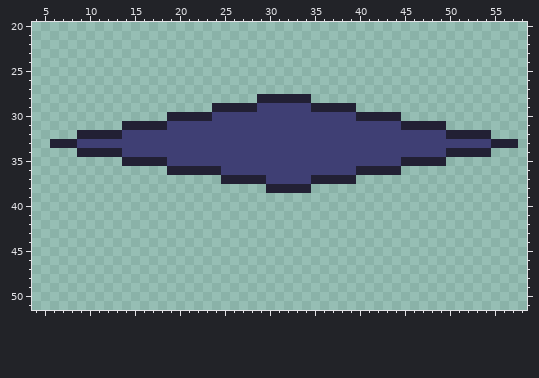
Two versions of one pixel-art file, AlaChronoTrigger/Assets/Sprites/battletile_player.aseprite. Above, as it was before the edit.
64x64 pixels, 1 frame. Shown: x 4..58, y 20..51.
After the commit:
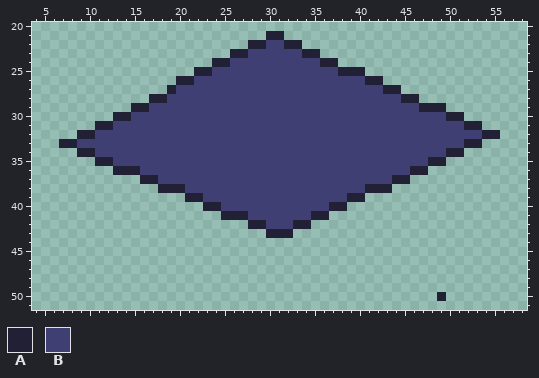
Palette (. is transparent): A #222034  B #3f3f74
Edits made:
There is now colour A in row 21 at x 30 to 31; in row 22 at x 28 to 29 and 32 to 33; in row 23 at x 26 to 27 and 34 to 35; in row 24 at x 24 to 25 and 36 to 37; in row 25 at x 22 to 23 and 38 to 40; in row 26 at x 20 to 21 and 41 to 42.
There is now colour A in row 27 at x 19 and 43 to 44; in row 28 at x 17 to 18 and 45 to 46; in row 29 at x 15 to 16 and 47 to 49; in row 30 at x 13 to 14 and 50 to 51; in row 31 at x 11 to 12 and 52 to 53; in row 32 at x 55.
There is now colour A in row 35 at x 11 to 12; in row 36 at x 13 to 15 and 46 to 47; in row 37 at x 16 to 17 and 44 to 45; in row 38 at x 18 to 20 and 41 to 43; in row 39 at x 21 to 22 and 39 to 40; in row 40 at x 23 to 24 and 37 to 38.
There is now colour A in row 41 at x 25 to 27 and 35 to 36; in row 42 at x 28 to 29 and 33 to 34; in row 43 at x 30 to 32; in row 50 at x 49.
The edit turns colour B into colour A in row 33 at x 52 to 53.
There is now colour B in row 22 at x 30 to 31; in row 23 at x 28 to 33; in row 24 at x 26 to 35; in row 25 at x 24 to 37; in row 26 at x 22 to 40; in row 27 at x 20 to 42.
There is now colour B in row 28 at x 19 to 28 and 35 to 44; in row 29 at x 17 to 23 and 40 to 46; in row 30 at x 15 to 18 and 45 to 49; in row 31 at x 13 and 50 to 51; in row 35 at x 13; in row 36 at x 16 to 18 and 45.
There is now colour B in row 37 at x 18 to 24 and 40 to 43; in row 38 at x 21 to 29 and 35 to 40; in row 39 at x 23 to 38; in row 40 at x 25 to 36; in row 41 at x 28 to 34; in row 42 at x 30 to 32.
The edit turns colour A into colour B in row 28 at x 29 to 34; in row 29 at x 24 to 28 and 35 to 39; in row 30 at x 19 to 23 and 40 to 44; in row 31 at x 14 to 18 and 45 to 49; in row 32 at x 11 to 13 and 50 to 53; in row 34 at x 11 to 13.
The edit turns colour A into colour B in row 35 at x 14 to 18 and 45 to 47; in row 36 at x 19 to 24 and 40 to 44; in row 37 at x 25 to 29 and 35 to 39; in row 38 at x 30 to 34.
The edit erases colour A in row 33 at x 6 and 55 to 57; in row 34 at x 52 to 54.
The edit erases colour B in row 33 at x 54.
